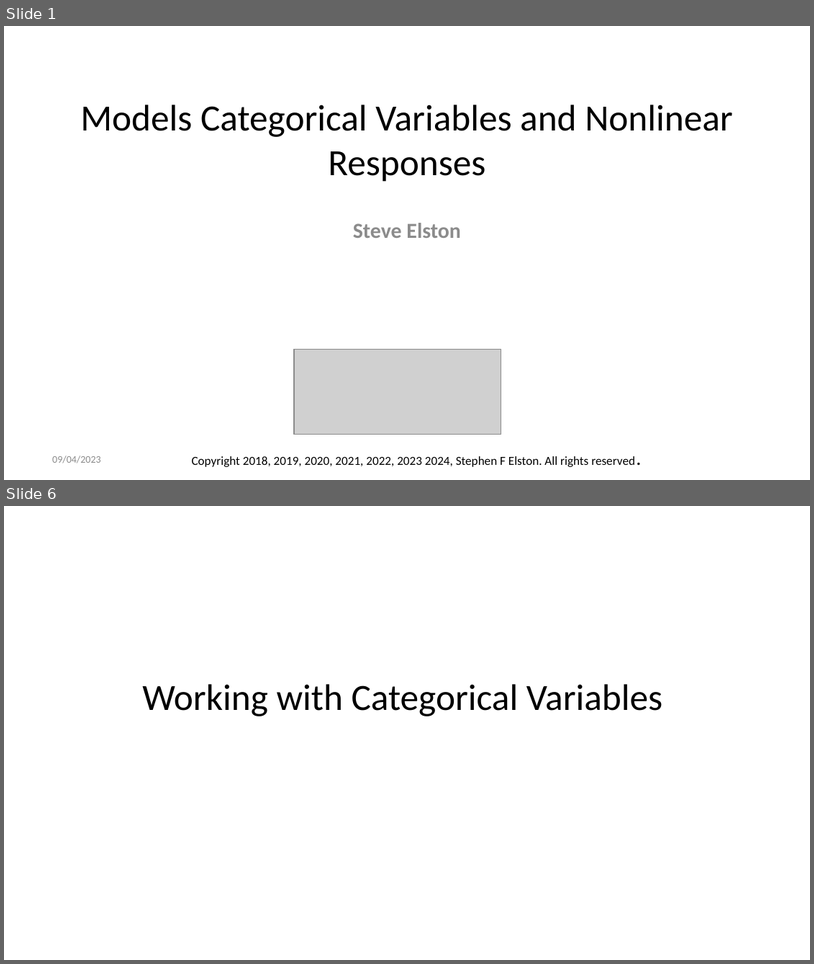
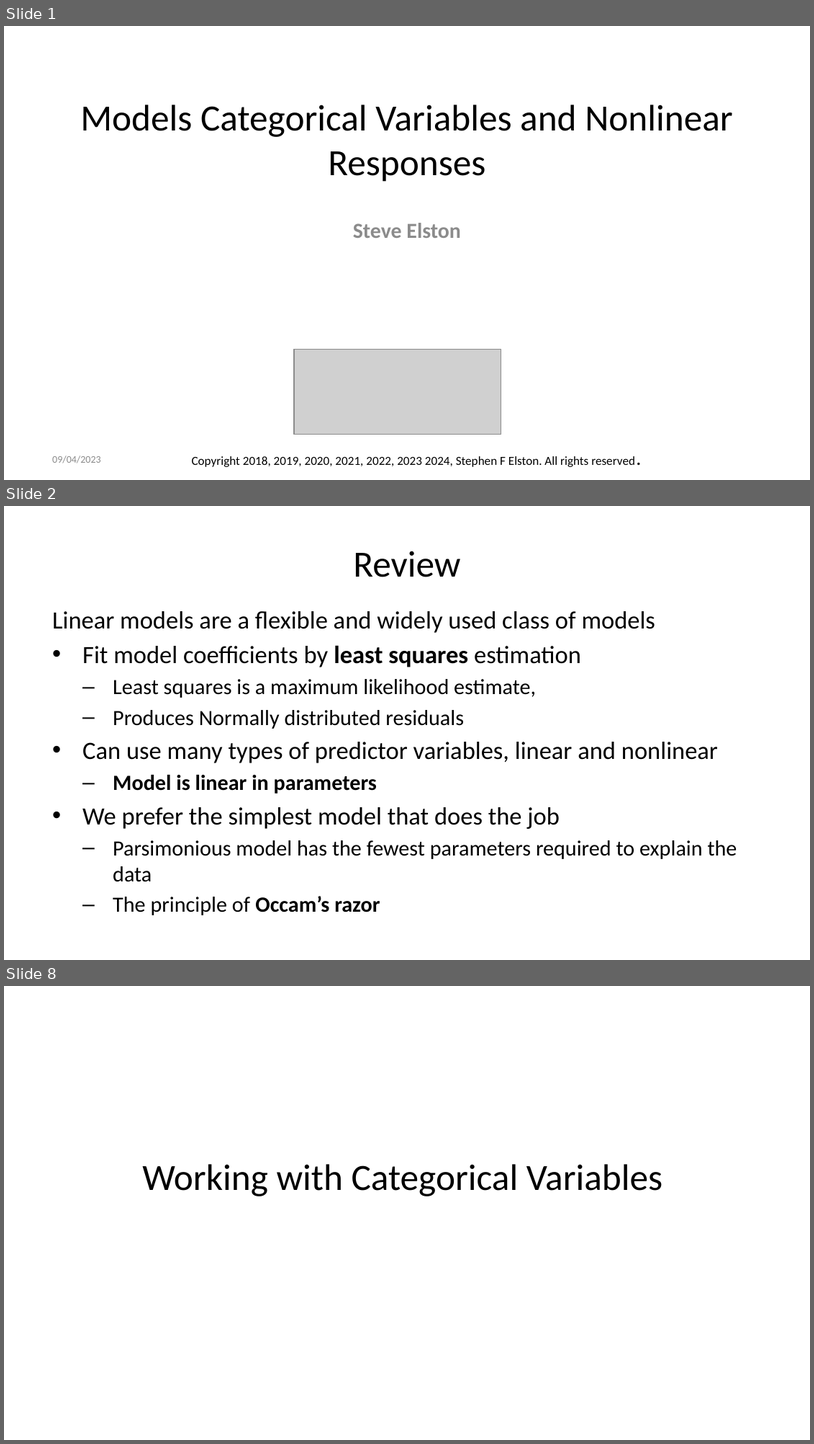
Before and after one commit to StephenElston/CSCI-E-83, a slide deck: LectureSlides/09_GeneralizingTheLinearModel.pptx. Shown one above the other, each under a label of ours: slides 1 and 6 before the commit, slides 1, 2 and 8 after it; the slides between them are not shown. The pictures are 814x964 and 814x1444 pixels, drawn with LibreOffice and Linux fonts; fonts in the diff are those of the drawing; grey boxes stand for pictures. Boxes give left, top, right and bottom in pixels: in the first picture for what was removed or moved away, otherwise in the second. Text is boxed around its words. In the diff, an @@ line names an element or a change of style, - is before the commit and + after.

```diff
--- a/LectureSlides/09_GeneralizingTheLinearModel.pptx
+++ b/LectureSlides/09_GeneralizingTheLinearModel.pptx
@@ slide 2 added at <box>4,506,810,960</box>, background #FFFFFF @@
@@ title added at <box>353,551,460,577</box>, 33 pt, text #000000 @@
+Review
@@ text added at <box>52,611,738,915</box>, 19.4 pt, text #000000 @@
+Linear models are a flexible and widely used class of models
+• Fit model coefficients by least squares estimation
+  – Least squares is a maximum likelihood estimate,
+  – Produces Normally distributed residuals
+• Can use many types of predictor variables, linear and nonlinear
+  – Model is linear in parameters
+• We prefer the simplest model that does the job
+  – Parsimonious model has the fewest parameters required to explain the data
+  – The principle of Occam’s razor
@@ what was slide 6 is now slide 8 @@
```
Also in this commit, not shown: 14 slides changed, 4 other slides added, 2 slides removed.
